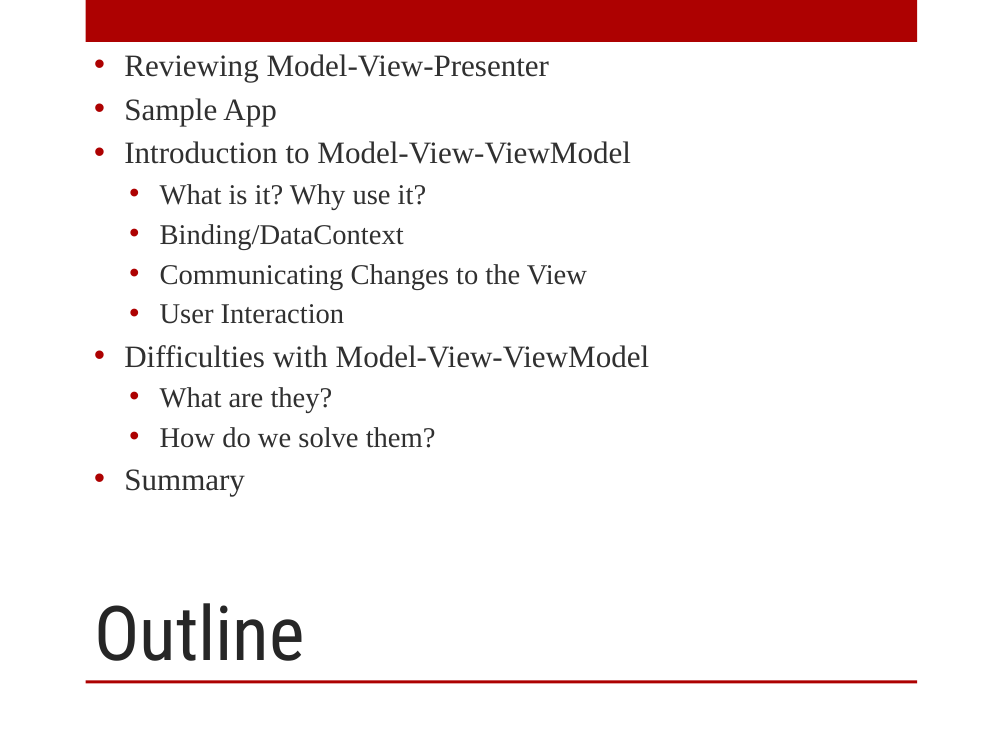
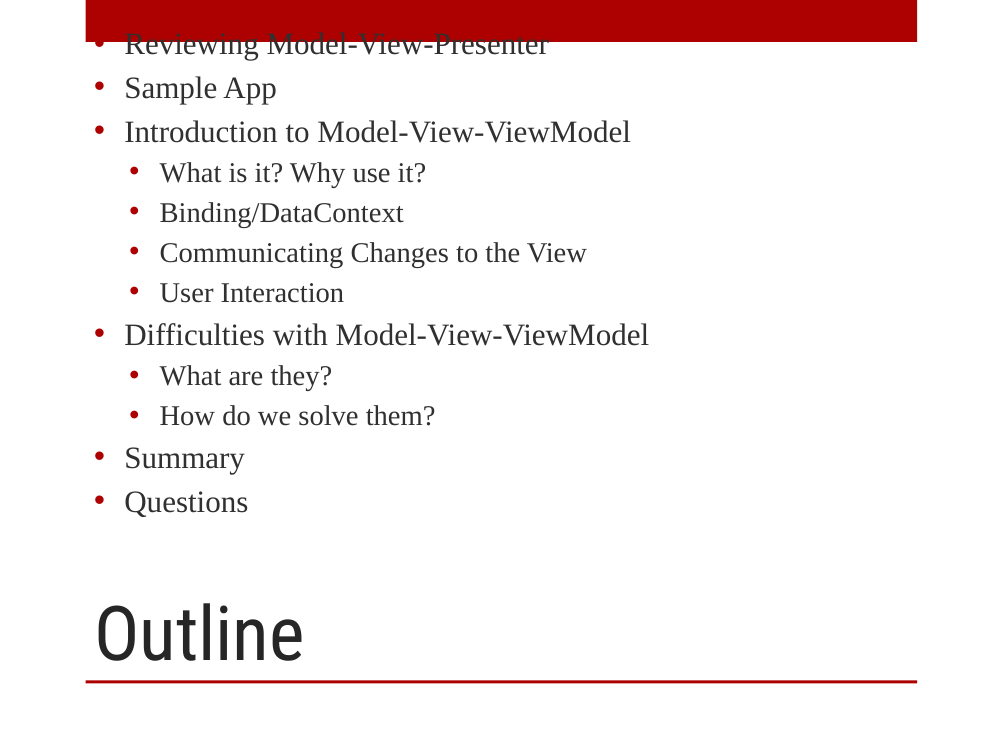
Before and after one commit to arcresources/MVPtoMVVM, a slide deck: slide 2 of docs/MVP to MVVM.pptx. Drawn at 1008x756 pixels with LibreOffice and Linux fonts; fonts in the diff are those of the drawing; background and template pictures are left out. Boxes give left, top, right and bottom in pixels: in the first picture for what was removed or moved away, otherwise in the second. Text is boxed around its words. In the diff, an @@ line names an element or a change of style, - is before the commit and + after.

Commit message:
updated the email addresses. added a slide for the summary. added a slide for questions.

```diff
--- a/docs/MVP to MVVM.pptx
+++ b/docs/MVP to MVVM.pptx
@@ text at [124, 491, 248, 517]: paragraph added @@
+• Questions
```
Also in this commit, not shown: 2 other slides changed, 2 slides added.
